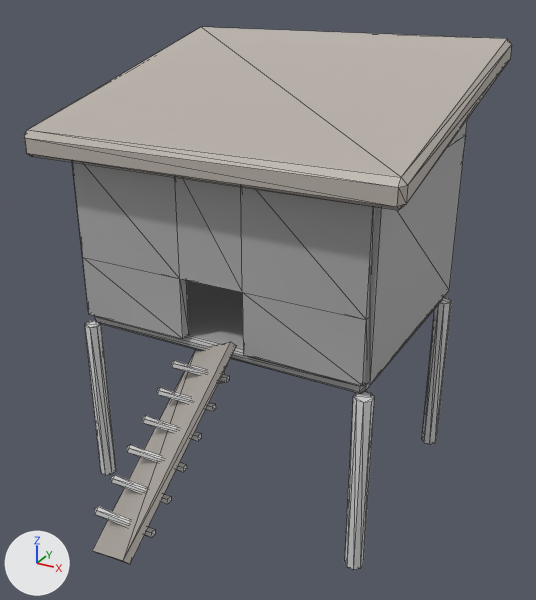
Renders of the glTF model assets/models/town/coop.glb from each side of a commit.
One viewpoint serves both versions: a camera (50 mm lens) standing at (2.06, -3.83, 2.59) and looking at (0.15, -0.36, 0.86). Arrows for +X, +Y and +Z are at lower left; the lights stay in place. The older version comes first. Mesh edges are drawn as thin lines. Vertices at exactly the same position are counted once.

In view in the first picture: 'coop_wall'.
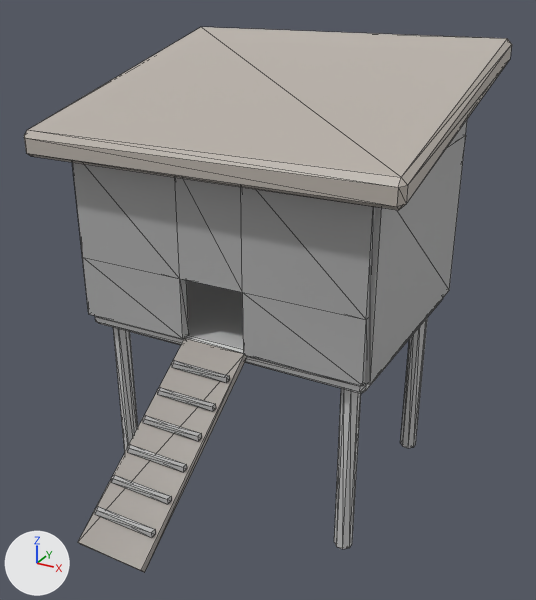
Location of each change, [x1, y1, x2, y2] in pixels of the pictures (536 x 600 px; the box of a moved part takes in the faces that stretch with it):
'coop_wall', reshaped
    before: [24, 27, 512, 569]
    after: [24, 27, 512, 572]
part 1 of me_coop_wall, moved or reshaped
    before: [85, 320, 116, 475]
    after: [113, 327, 138, 451]
part 2 of me_coop_wall, moved or reshaped
    before: [345, 392, 375, 569]
    after: [334, 388, 361, 549]
part 3 of me_coop_wall, moved or reshaped
    before: [422, 298, 452, 444]
    after: [400, 317, 428, 448]
part 4 of me_coop_wall, moved or reshaped
    before: [93, 342, 236, 564]
    after: [78, 338, 246, 572]
part 5 of me_coop_wall, edited (looks the same)
    both: [72, 136, 466, 560]

Diff of the bpy script that builds the scene:
```diff
--- a/assets/models/town/coop.glb.py
+++ b/assets/models/town/coop.glb.py
@@ me_coop_wall @@
 # used by ob_coop_wall; location = (0.0, 0.0, 0.0)
-me_coop_wall.from_pydata(...)  # 220 vertices, 384 faces; spans x -1.1..1.1, y -1.78..0.9, z -0.5..2.24
+me_coop_wall.from_pydata(...)  # 220 vertices, 384 faces; spans x -1.1..1.1, y -1.71..0.9, z -0.5..2.24
+# me_coop_wall part 1: the loose piece of 16 vertices spanning x -0.95..-0.85, y -0.75..-0.65, z -0.5..0.6 is moved by (0.12, 0.12, 0.0)
+# me_coop_wall part 2: the loose piece of 16 vertices spanning x 0.85..0.95, y -0.75..-0.65, z -0.5..0.6 is moved by (-0.12, 0.12, 0.0)
+# me_coop_wall part 3: the loose piece of 16 vertices spanning x 0.85..0.95, y 0.65..0.75, z -0.5..0.6 is moved by (-0.12, -0.12, 0.0)
+# me_coop_wall part 4: the loose piece of 8 vertices spanning x -0.17..0.17, y -1.78..-0.62, z -0.16..0.77 is multiplied about its middle by the matrix ((-0.815, 0.335, -0.472), (-0.335, 0.392, 0.857), (0.472, 0.857, -0.207))
+# me_coop_wall part 5: 245 kept faces spanning x -0.93..0.93, y -1.71..0.73, z -0.5..2.05 get new vertex colours; the middle colour goes from light grey #dbdbdb to light grey #c9c9c9
+# other edits to the shape of me_coop_wall do not show in these pictures
 me_coop_wall.materials.append(mat_layer_weatherboard)
```
